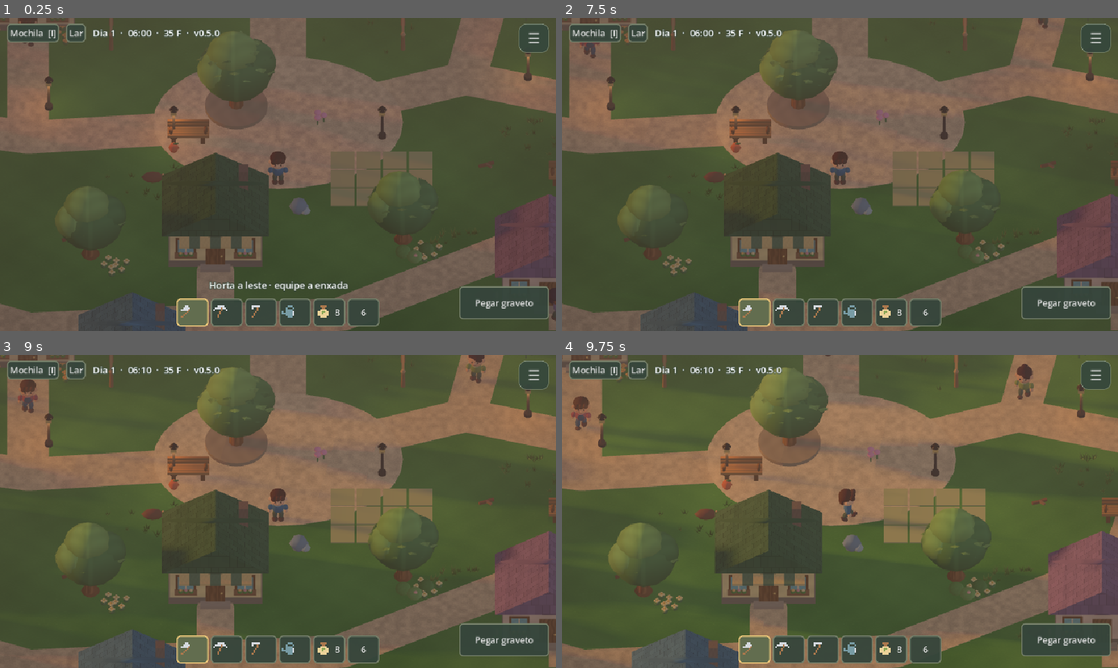
Above: before the commit, frames 1-4 (two rows, left to right).
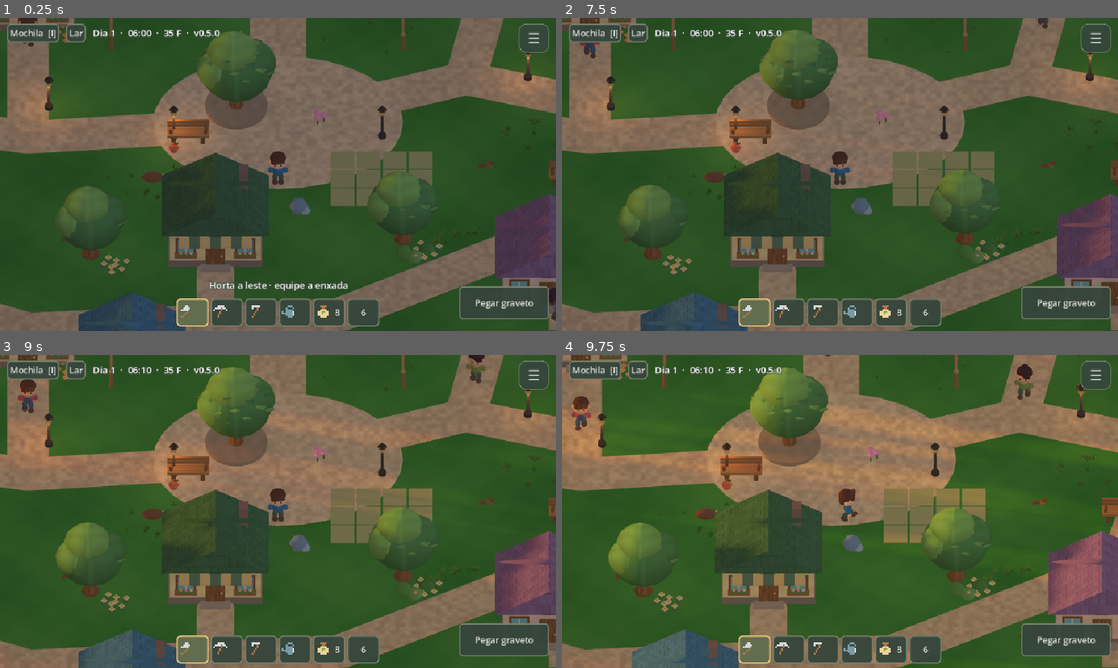
Above: after the commit, the same moments.

Repository: arthurkarger/Evergrove-project
Game: Godot game, scene res://main.tscn
The game is run twice, just before and just after one commit, with the same random seed, the same clock (stepped at 60 frames per second) and the same inputs.
Inputs (mouse positions are in pixels of both pictures, inside the frame that each line leads up to):
- Up to frame 1 (0.25 s): no input
- Up to frame 2 (7.5 s): click "Mochila [I]" at 0.5 s; click "Lar" at 1.25 s; click (756, 312) at 2.02 s; click (789, 312) at 2.77 s; click (823, 312) at 3.52 s; click (856, 312) at 4.27 s; click "8" at 5 s; click "6" at 5.75 s; click "Pegar graveto" at 6.5 s; click "Fechar" at 7.25 s
- Up to frame 3 (9 s): click "☰" at 8 s; click "Voltar ao jogo" at 8.75 s
- Up to frame 4 (9.75 s): tap Enter at 9.5 s; move the mouse to (962, 495) at 9.52 s; hold Right (ui_right) from 9.53 s (still down); tap R at 9.6 s; click (962, 495) at 9.67 s

The runs differ from the first frame. In frame 1, 34% of the frame differs, in the area x 0-100%, y 0-100%; in frame 2, 32%; in frame 3, 33%; in frame 4, 34%.
Error after the commit: Invalid call. Nonexistent function 'update_contact_light' in base 'Node3D (village.gd)'. (res://main.gd:338)

Commit message:
Restore vibrant colors and add physical atmospheric scattering on Ultra

Diff:
--- a/main.gd
+++ b/main.gd
@@ -20,6 +20,7 @@
 var sky_fill := DirectionalLight3D.new()
 var sky_dome := Sky.new()
 var sky_paint := ProceduralSkyMaterial.new()
+var physical_sky := PhysicalSkyMaterial.new()
 var sky_period := -1
 var sky := Environment.new()
 var autosave := 0.0
@@ -53,6 +54,13 @@
 	sky_dome.radiance_size = Sky.RADIANCE_SIZE_128
 	sky_paint.sun_angle_max = 6.0
 	sky_paint.sun_curve = 0.25
+	physical_sky.rayleigh_coefficient = 2.4
+	physical_sky.mie_coefficient = 0.004
+	physical_sky.turbidity = 3.5
+	physical_sky.sun_disk_scale = 1.2
+	physical_sky.energy_multiplier = 0.72
+	physical_sky.ground_color = Color("647d50")
+	e.reflected_light_source = Environment.REFLECTION_SOURCE_SKY
 	e.sky = sky_dome
 	env.environment = e
 	add_child(env)
@@ -301,19 +309,19 @@
 	var twilight := (1.0-smoothstep(0.02,0.58,absf(elevation)))*smoothstep(-0.25,0.015,elevation)
 	var dusk := phase>0.25 and phase<0.70
 	var horizon := Color("f6bca1") if not dusk else Color("ef977a")
-	var direct := Color("fff0da").lerp(Color("ffb16f"),twilight*0.92)
-	var strength := lerpf(0.0,0.87,smoothstep(-0.06,0.48,elevation))
-	sun.rotation_degrees = Vector3(-lerpf(8.0,72.0,maxf(elevation,0.0)),lerpf(-105.0,105.0,clampf(phase*2.0,0.0,1.0)),0)
+	var direct := Color("fff7e8").lerp(Color("ffb064"),twilight*0.85)
+	var strength := lerpf(0.0,1.02,smoothstep(-0.06,0.48,elevation))
+	sun.rotation_degrees = Vector3(-72.0*elevation,-105.0+phase*360.0,0)
 	sun.light_color = direct
 	sun.light_energy = strength
 	sun.light_specular = 0.45 if quality_level>=2 else 0.10
-	sky.ambient_light_energy = lerpf(0.32,0.46,daylight)
-	sky.ambient_light_color = Color("869bc8").lerp(Color("c6def1"),daylight).lerp(Color("e2b49a"),twilight*0.48)
+	sky.ambient_light_energy = lerpf(0.36,0.58,daylight)
+	sky.ambient_light_color = Color("899ed8").lerp(Color("f2f4e8"),daylight).lerp(Color("f5c39d"),twilight*0.30)
 	sky.background_color = Color("23354f").lerp(Color("a6cbdc"),daylight).lerp(horizon,twilight)
 	sky_fill.visible = quality_level>=2
 	sky_fill.rotation_degrees = Vector3(-48,sun.rotation_degrees.y+155,0)
 	sky_fill.light_color = Color("93b1eb").lerp(Color("bcd9ed"),daylight)
-	sky_fill.light_energy = lerpf(0.19,0.11,daylight)
+	sky_fill.light_energy = lerpf(0.24,0.09,daylight)
 	sky.background_mode = Environment.BG_SKY if quality_level>=2 and life.room<0 else Environment.BG_COLOR
 	var period := floori(phase*48.0)
 	if period!=sky_period:
@@ -326,9 +334,11 @@
 	village.update_water_light(sky.background_color,daylight,phase)
 	if grade_material != null:
 		grade_material.set_shader_parameter("dusk",twilight if life.room<0 else 0.0)
+		grade_material.set_shader_parameter("daylight",daylight if life.room<0 else 1.0)
+	village.update_contact_light(daylight)
 	sky.fog_enabled = quality_level>=2 and life.room<0
 	sky.fog_light_color = sky.background_color
-	sky.fog_density = 0.006 if quality_level==3 else 0.0025
+	sky.fog_density = 0.0018 if quality_level==3 else 0.0009
 	if life.room>=0:
 		sun.rotation_degrees = Vector3(-55,-35,0)
 		sun.light_color = Color("ffe9cb")
@@ -356,17 +366,22 @@
 uniform float saturation : hint_range(0.0, 1.2) = 1.0;
 uniform int quality = 2;
 uniform float dusk = 0.0;
+uniform float daylight = 1.0;
 void fragment() {
 	vec3 src = texture(world_screen, SCREEN_UV).rgb;
 	float lum = dot(src, vec3(0.2126, 0.7152, 0.0722));
-	vec3 c = mix(vec3(lum), src, saturation);
-	float shoulder = smoothstep(0.48, 1.0, max(c.r, max(c.g, c.b)));
-	c *= 1.0 - highlight_strength * shoulder;
-	// Gentle warm highlights and slightly cool shadows.
-	c *= mix(vec3(0.98, 1.0, 1.025), vec3(1.015, 1.0, 0.975), smoothstep(0.15, 0.75, lum));
+	// Boost muted colors more than already saturated colors, keeping skin and whites natural.
+	float chroma = max(src.r,max(src.g,src.b))-min(src.r,min(src.g,src.b));
+	float vibrance = (saturation-1.0)*(1.0-0.65*chroma)*mix(0.55,1.0,daylight);
+	vec3 c = mix(vec3(lum),src,1.0+vibrance);
+	c = mix(c,c*c*(3.0-2.0*c),0.11);
+	float peak = max(c.r,max(c.g,c.b));
+	float shoulder = smoothstep(0.76,1.0,peak);
+	c *= 1.0-highlight_strength*shoulder;
+	c *= mix(vec3(0.99,1.0,1.035),vec3(1.035,1.015,0.99),smoothstep(0.15,0.75,lum));
 	if (quality >= 2) {
 		float vignette = smoothstep(0.26, 0.72, length((SCREEN_UV - 0.5) * vec2(1.0, 0.83)));
-		c *= 1.0 - vignette * (0.055 + 0.035 * dusk);
+		c *= 1.0 - vignette * (0.018 + 0.022 * dusk);
 	}
 	if (quality == 3) {
 		// Subtle local contrast, without the old white bloom.
@@ -401,12 +416,15 @@
 	if DisplayServer.get_name() != "headless":
 		RenderingServer.directional_shadow_atlas_set_size([512,1024,2048,4096][quality_level],quality_level<3)
 		RenderingServer.directional_soft_shadow_filter_set_quality(RenderingServer.SHADOW_QUALITY_SOFT_HIGH if quality_level==3 else (RenderingServer.SHADOW_QUALITY_SOFT_LOW if quality_level==2 else RenderingServer.SHADOW_QUALITY_HARD))
+	sky_dome.sky_material = physical_sky if quality_level==3 else sky_paint
+	sky.glow_enabled = false
 	village.set_quality(quality_level)
 	CozyCharacter.set_quality(quality_level)
 	if grade_overlay != null:
 		grade_overlay.visible = quality_level>0
 		grade_material.set_shader_parameter("quality",quality_level)
-		grade_material.set_shader_parameter("highlight_strength",0.20 if quality_level==3 else 0.16)
+		grade_material.set_shader_parameter("highlight_strength",0.08)
+		grade_material.set_shader_parameter("saturation",[1.0,1.17,1.27,1.32][quality_level])
 	update_solar_lighting(life.clock/life.DAY_SECONDS)
 
 func save_game() -> void:
